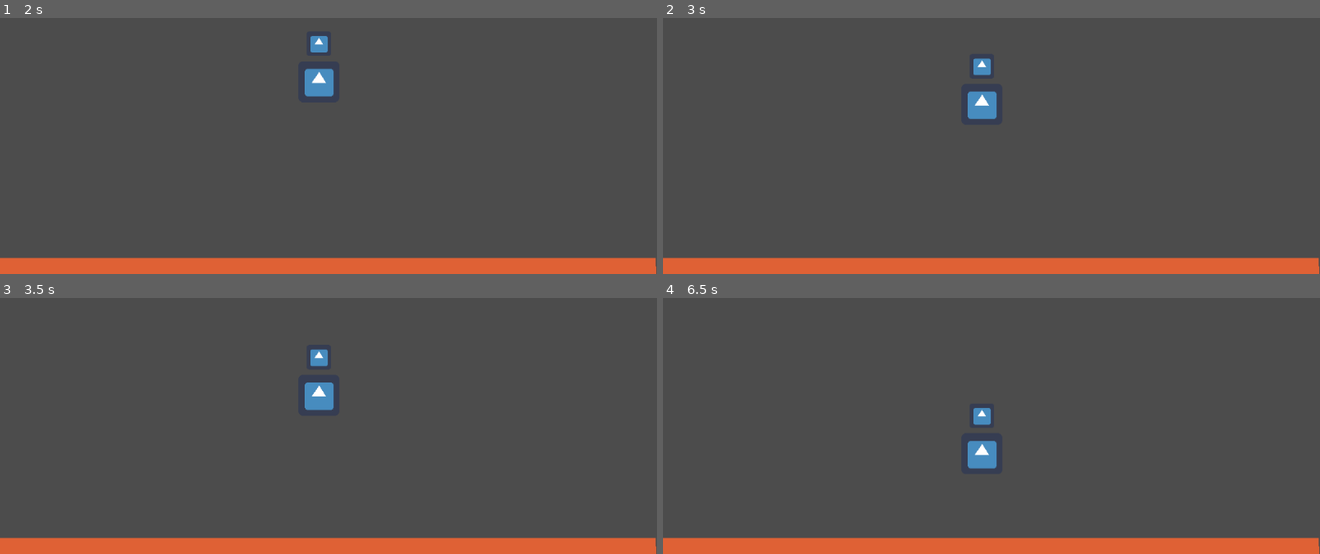
Above: before the commit, frames 1-4 (two rows, left to right).
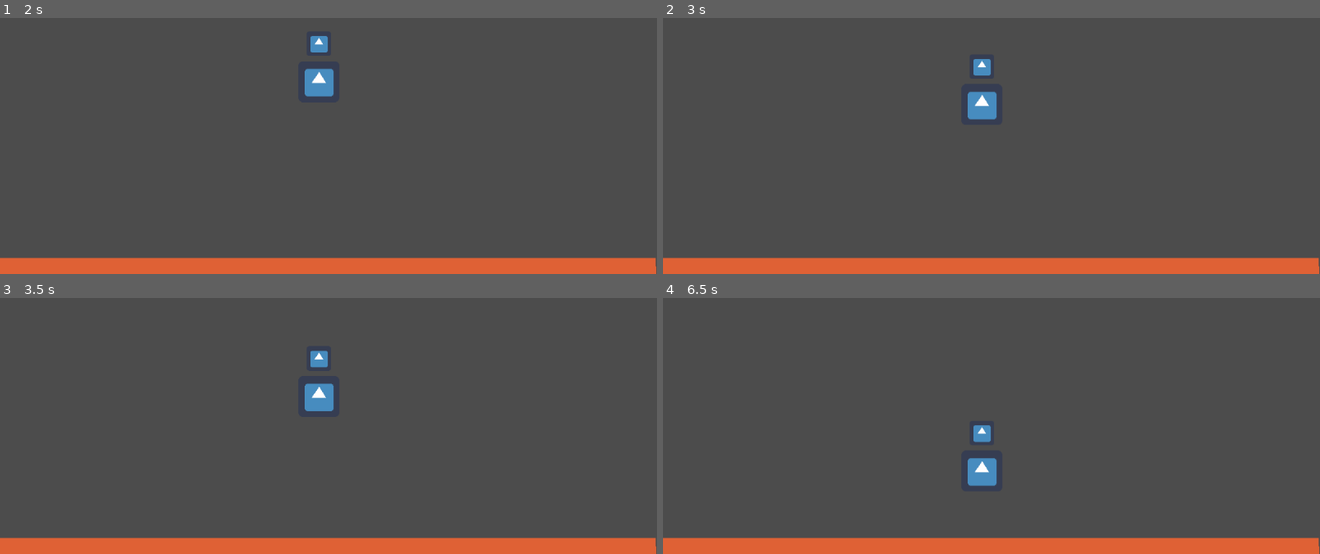
Above: after the commit, the same moments.

Repository: swift456/mars-lander
Game: Godot game, scene res://Main.tscn
Two runs of this game, one before a commit and one after it. Both use one fixed random seed, a clock stepped at 60 frames per second and the inputs below. The project has no main scene, so this scene is started directly. The engine's default icon, where the game draws it, is replaced by a stand-in: a white triangle on a blue panel in a dark square.
Inputs:
- Up to frame 1 (2 s): hold Up (thrust) 0.53-1.28 s; tap Space (parachute) at 0.6, 1.35 s
- Up to frame 2 (3 s): hold Up (thrust) from 2.03 s (still down); tap Space (parachute) at 2.1, 2.85 s
- Up to frame 3 (3.5 s): keep holding Up (thrust)
- Up to frame 4 (6.5 s): release Up (thrust) at 3.53 s; tap Space (parachute) every 0.75 s from 3.6 to 5.85 s; hold Up (thrust) from 5.78 s (still down)

Frame 1 is identical in both runs. In frame 2, less than 0.1% of the frame differs, in the area x 46-51%, y 15-40%; in frame 3, 0.1%; in frame 4, 1.0%, in the area x 46-51%, y 42-74%.

Commit message:
Further progress made on #17, initial deploy and cut parachute functionality

Diff:
--- a/Prototyping/LandingTest/Lander.gd
+++ b/Prototyping/LandingTest/Lander.gd
@@ -14,11 +14,11 @@
 func _process(delta):
 	input()
 	var debug_velocity = get_linear_velocity()
-	print(_state)
+	print((_state)," ",(debug_velocity),(drag),(parachute_deployed))
 	match _state:
 
 		State.PARACHUTE_DEPLOY:
-			print((debug_velocity),(drag),(parachute_deployed))
+
 			if parachute_count == 0:
 
 				instance = parachute.instance()
@@ -37,9 +37,14 @@
 				drag += 1 * delta
 				if drag >= 2.7:
 					_state = State.PARACHUTE_DEPLOYED
+		State.PARACHUTE_DEPLOYED:
+			if Input.is_action_just_pressed("parachute"):
+				instance.queue_free()
+				_state = State.FREEFALL
+
 
 func input():
-	if Input.is_action_just_pressed("parachute"):
+	if Input.is_action_just_pressed("parachute") && parachute_count == 0:
 		_state = State.PARACHUTE_DEPLOY
 	if Input.is_action_just_pressed("thrust"):
 		_state = State.THRUST
